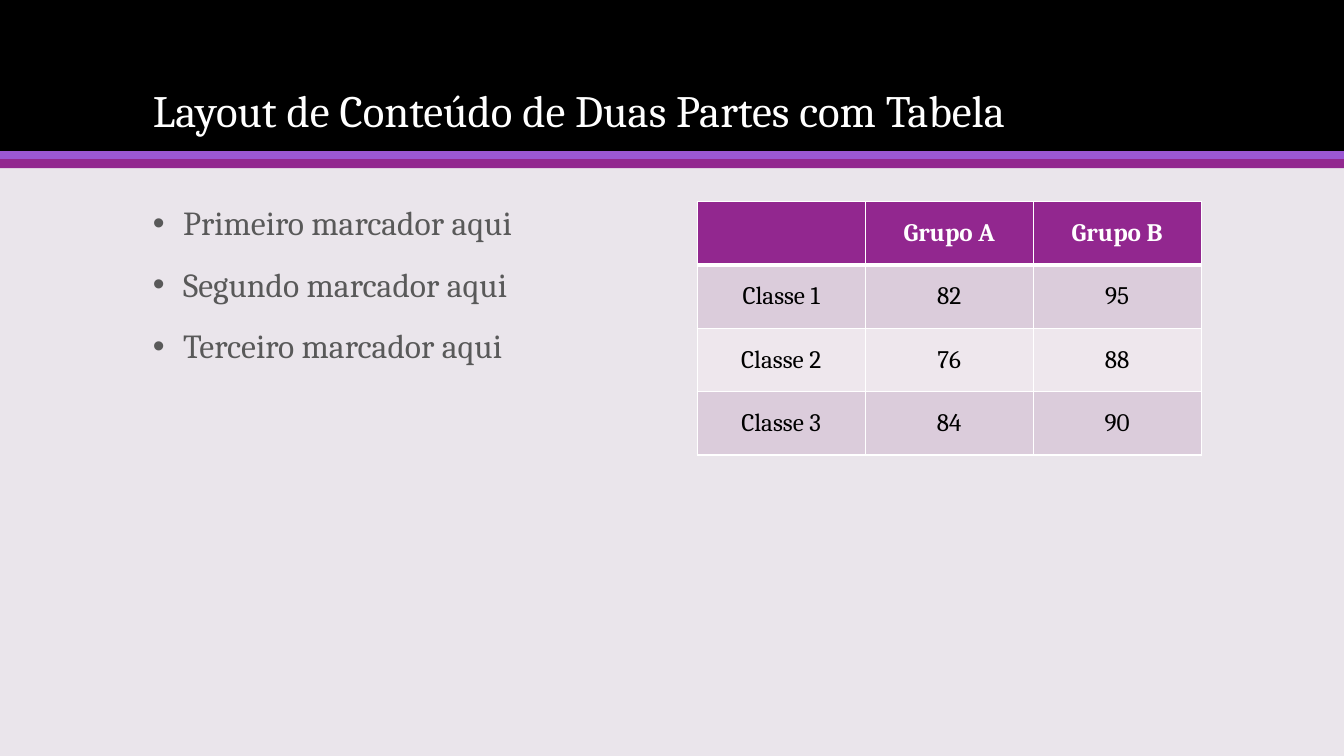
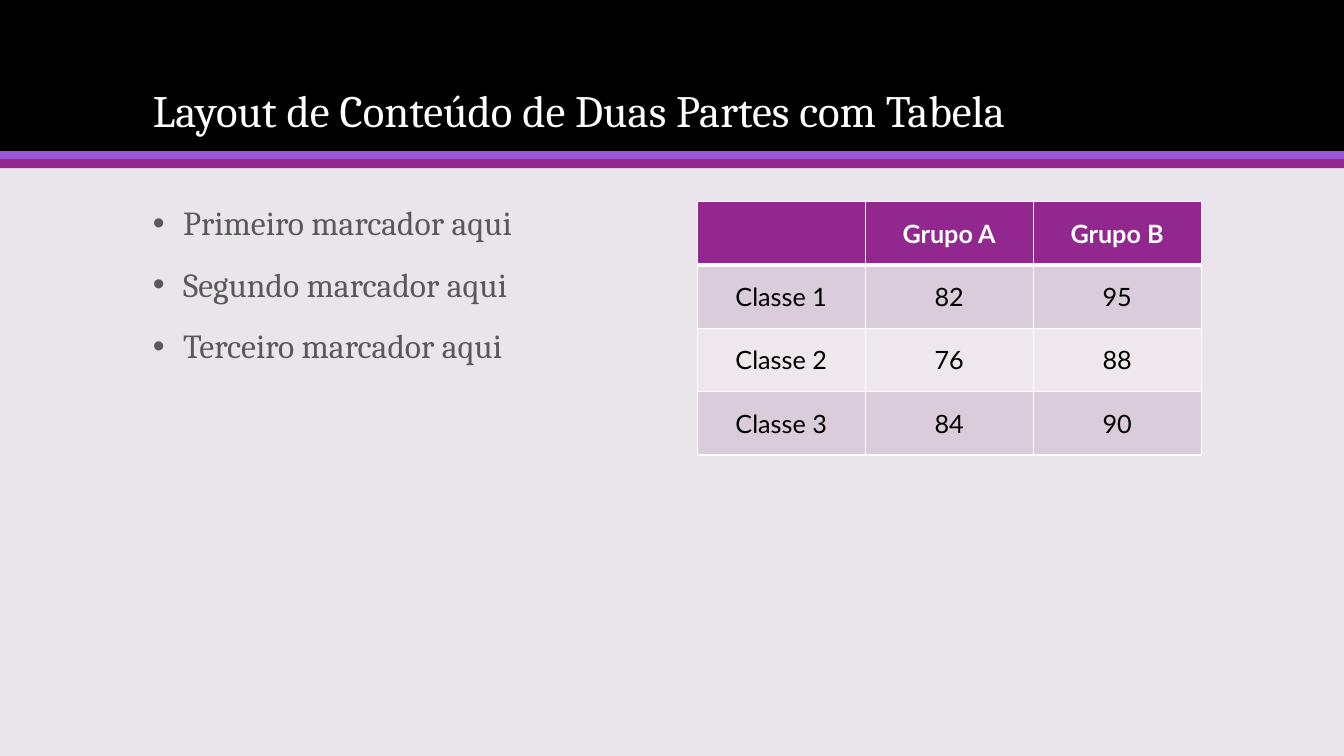
Before and after one commit to davidallysson/minicurso-bootstrap, a slide deck: slide 9 of Desenvolvendo Sites Responsivos com Bootstrap 4.pptx. Drawn at 1344x756 pixels with LibreOffice and Linux fonts; fonts in the diff are those of the drawing. Boxes give left, top, right and bottom in pixels: in the first picture for what was removed or moved away, otherwise in the second. Text is boxed around its words. In the diff, an @@ line names an element or a change of style, - is before the commit and + after.

```diff
--- a/Desenvolvendo Sites Responsivos com Bootstrap 4.pptx
+++ b/Desenvolvendo Sites Responsivos com Bootstrap 4.pptx
@@ table at box(698, 202, 1203, 455) @@
@@ font Cambria to Lato @@
```
Also in this commit, not shown: 1 other slide changed, 1 other file.
